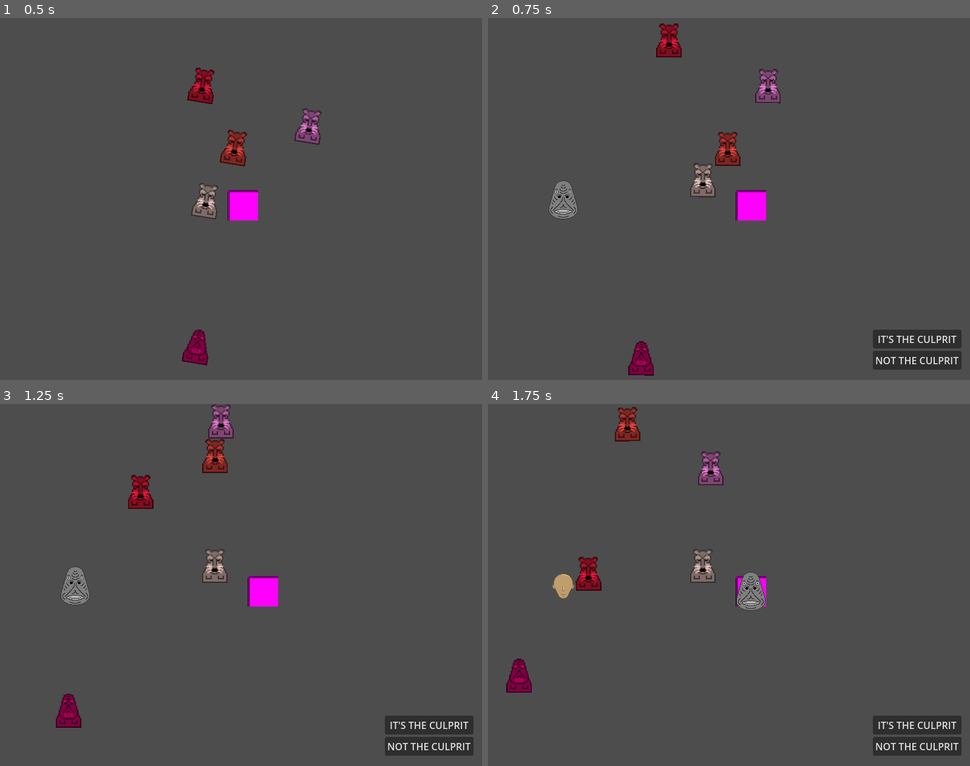
Above: before the commit, frames 1-4 (two rows, left to right).
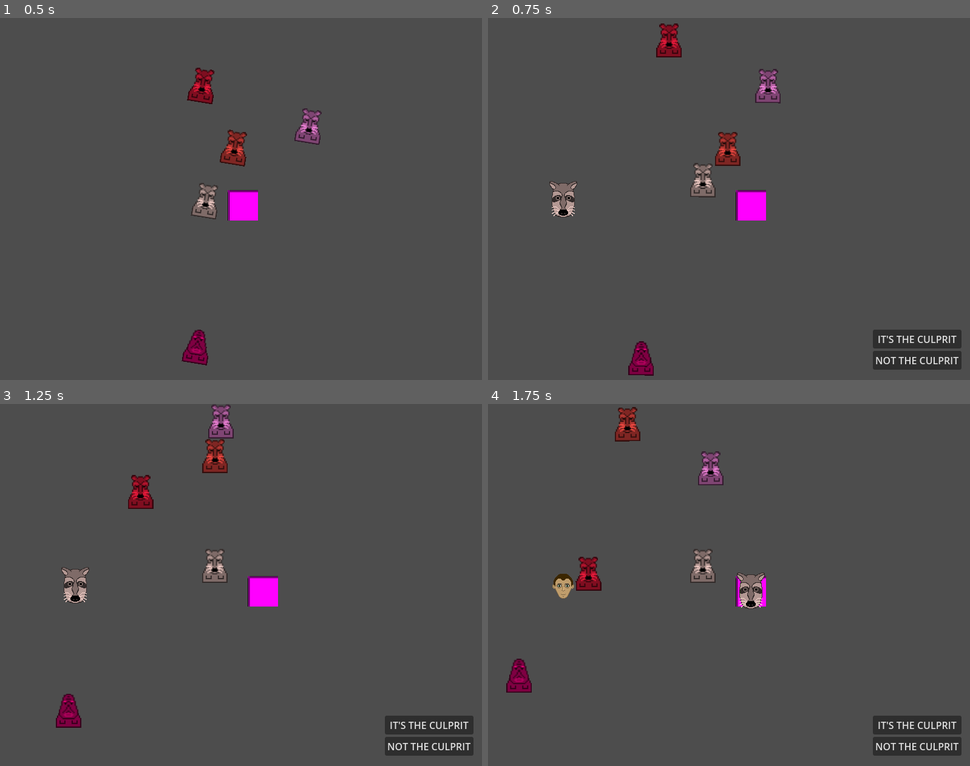
Above: after the commit, the same moments.

Repository: paavonelimarkka/mask-no-four
Game: Godot game, scene res://Scenes/game.tscn
Same seed, same stepped clock (60 frames per second), same inputs: the game is played once before the commit and once after it. This scene is started directly instead of the project's main scene.
Inputs (mouse positions are in pixels of both pictures, inside the frame that each line leads up to):
- Up to frame 1 (0.5 s): no input
- Up to frame 2 (0.75 s): move the mouse to (839, 180) at 0.52 s; hold D (Right) from 0.53 s (still down); tap E (Interact) at 0.6 s; click (839, 180) at 0.67 s
- Up to frame 3 (1.25 s): keep holding D (Right)
- Up to frame 4 (1.75 s): release D (Right) at 1.25 s; drag from (565, 585) to (753, 592) at 1.27 s

Frame 1 is identical in both runs. In frame 2, 0.4% of the frame differs, in the area x 12-19%, y 44-56%; in frame 3, 0.4%; in frame 4, 0.5%, in the area x 13-58%, y 46-58%.

Commit message:
get actual npc mask and face

Diff:
--- a/Scenes/interaction_ui.tscn
+++ b/Scenes/interaction_ui.tscn
@@ -5,7 +5,7 @@
 [ext_resource type="Texture2D" uid="uid://srg34ja8h8eo" path="res://Assets/BigMasks/fish.png" id="3_bov4e"]
 [ext_resource type="Script" uid="uid://djrls7gr0hb82" path="res://Scripts/mask.gd" id="4_bov4e"]
 
-[node name="InteractionUi" type="Control" unique_id=688916730]
+[node name="InteractionUi" type="Control" unique_id=688916730 node_paths=PackedStringArray("hair", "eyes", "beard", "mask")]
 z_index = 1
 layout_mode = 3
 anchors_preset = 15
@@ -14,6 +14,10 @@
 grow_horizontal = 2
 grow_vertical = 2
 script = ExtResource("1_qemkw")
+hair = NodePath("MarginContainer2/Hair")
+eyes = NodePath("MarginContainer2/Eyes")
+beard = NodePath("MarginContainer2/Beard")
+mask = NodePath("MarginContainer2/Mask")
 
 [node name="MarginContainer" type="MarginContainer" parent="." unique_id=2085793521]
 z_index = 2
@@ -57,6 +61,18 @@
 texture = ExtResource("2_s1w6p")
 stretch_mode = 3
 
+[node name="Hair" type="TextureRect" parent="MarginContainer2" unique_id=709083081]
+layout_mode = 2
+stretch_mode = 3
+
+[node name="Eyes" type="TextureRect" parent="MarginContainer2" unique_id=1452999405]
+layout_mode = 2
+stretch_mode = 3
+
+[node name="Beard" type="TextureRect" parent="MarginContainer2" unique_id=346077509]
+layout_mode = 2
+stretch_mode = 3
+
 [node name="Mask" type="TextureRect" parent="MarginContainer2" unique_id=37186082]
 layout_mode = 2
 texture = ExtResource("3_bov4e")
--- a/Scripts/interaction_ui.gd
+++ b/Scripts/interaction_ui.gd
@@ -1,5 +1,9 @@
 extends Control
 
+@export var hair: TextureRect
+@export var eyes: TextureRect
+@export var beard: TextureRect
+@export var mask: TextureRect
 
 # Called when the node enters the scene tree for the first time.
 func _ready() -> void:
@@ -11,6 +15,11 @@
 	pass
 
 func _on_show_ui(npc: NPC):
+	hair.texture = npc.hair
+	eyes.texture = npc.eyes
+	beard.texture = npc.beard
+	mask.texture = npc.big_mask
+	mask.modulate = npc.custom_modulate
 	visible = true
 
 func _on_close_ui_pressed() -> void:
